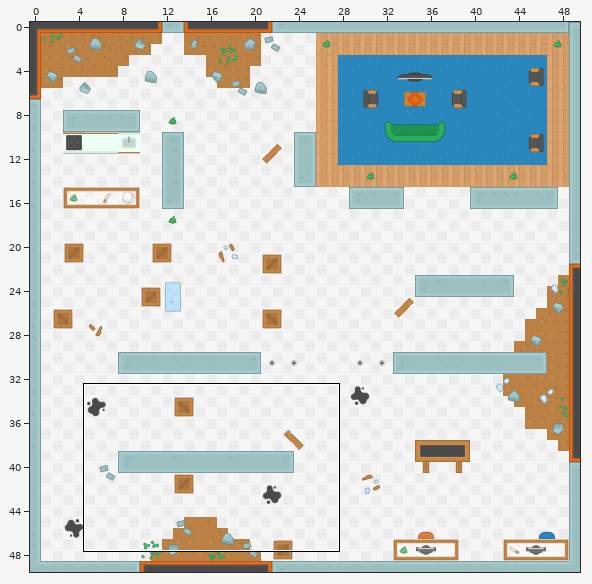
An edit to a level. Tiled map (JSON), Brainstein/assets/tilemaps/laboratorio.json. The picture above shows the old version from afar; the outline marks the close-up.
Close-up. The starting point:
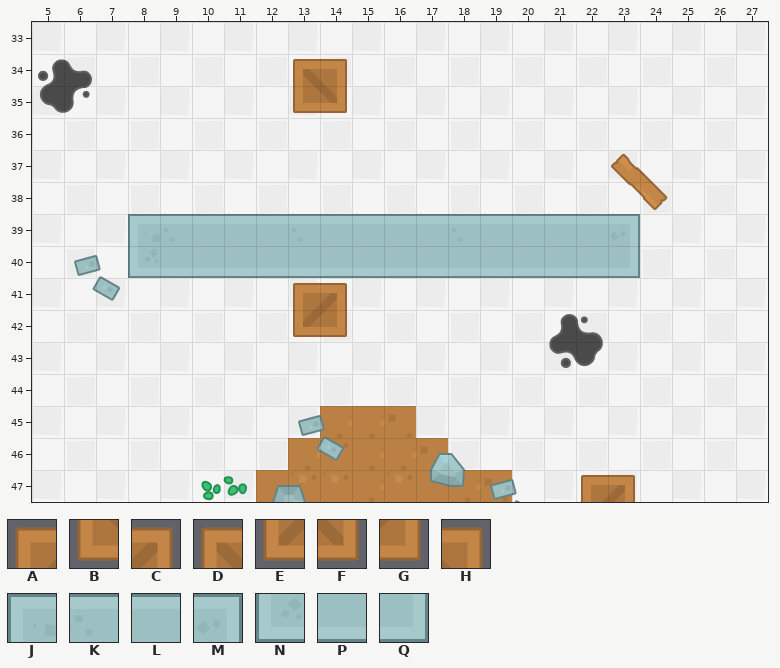
Cells are 64x64 px. Shown: x 5..27, y 33..47. The commit also changed other parts of the map, which this record leaves out.
Key: from "tilesheet_complete_2X": A 472, B 472 turned 270, C 473, D 473 turned 270, E 526, F 526 turned 270, G 527, H 527 turned 270, J 1094, K 1095, L 1096, M 1097, N 1256, P 1257, Q 1259.
_ is an empty cell.
Layers that did not change in this view are not listed.
Layer "collisionLayer" before, first column x 5:
33 _______________________
34 ________DH_____________
35 ________BF_____________
36 _______________________
37 _______________________
38 _______________________
39 ___JKLLLKLLLLKLLLLM____
40 ___NPPPPPPPPPPPPPPQ____
41 ________AC_____________
42 ________EG_____________
43 _______________________
44 _______________________
45 _______________________
46 _______________________
47 _________________AC____
The result:
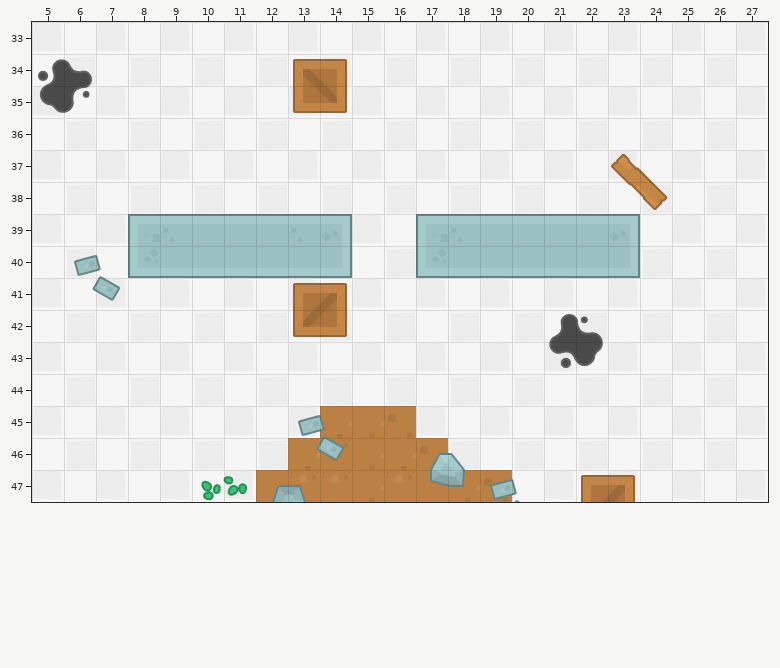
Diff:
Layer "collisionLayer":
y 39: x 14..17 LLLL -> M__J
y 40: x 14..17 PPPP -> Q__N
